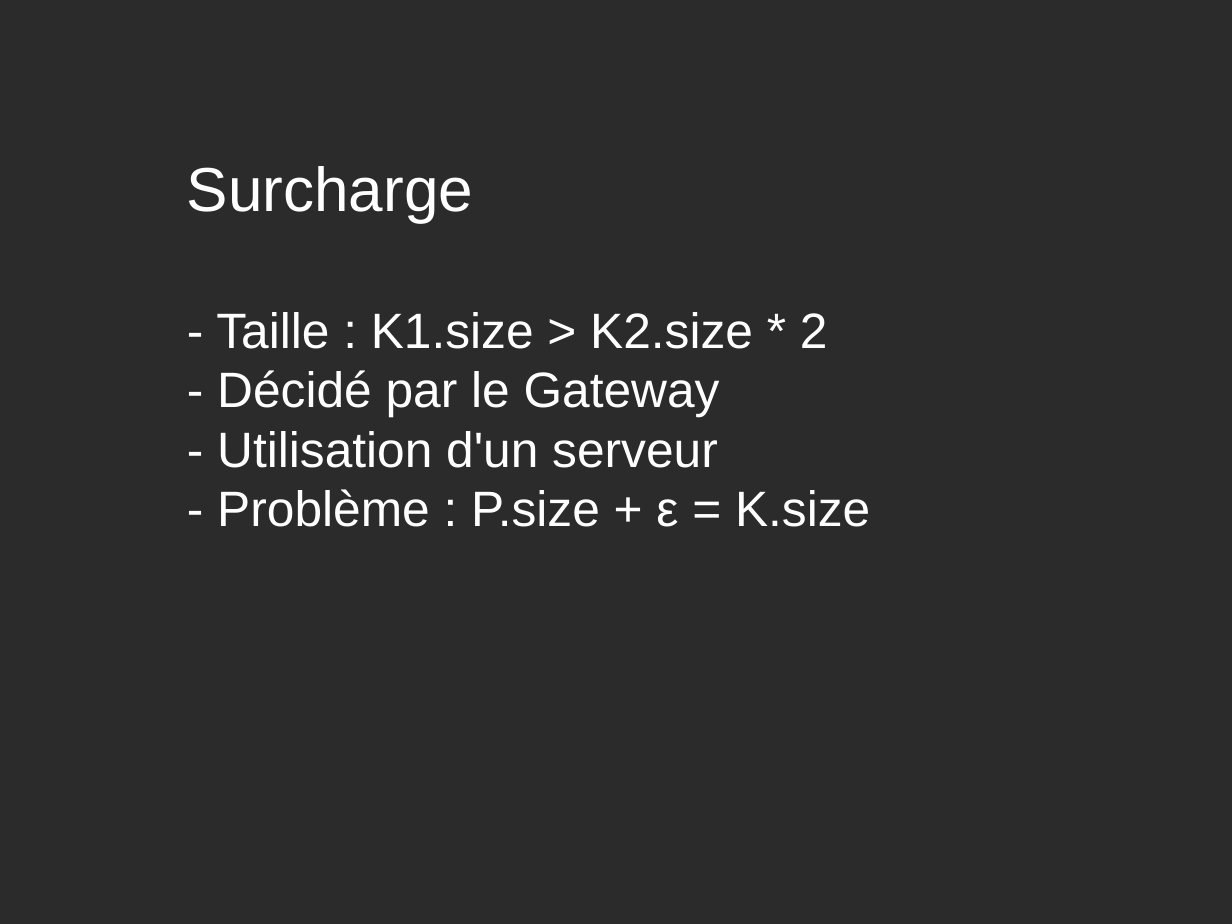
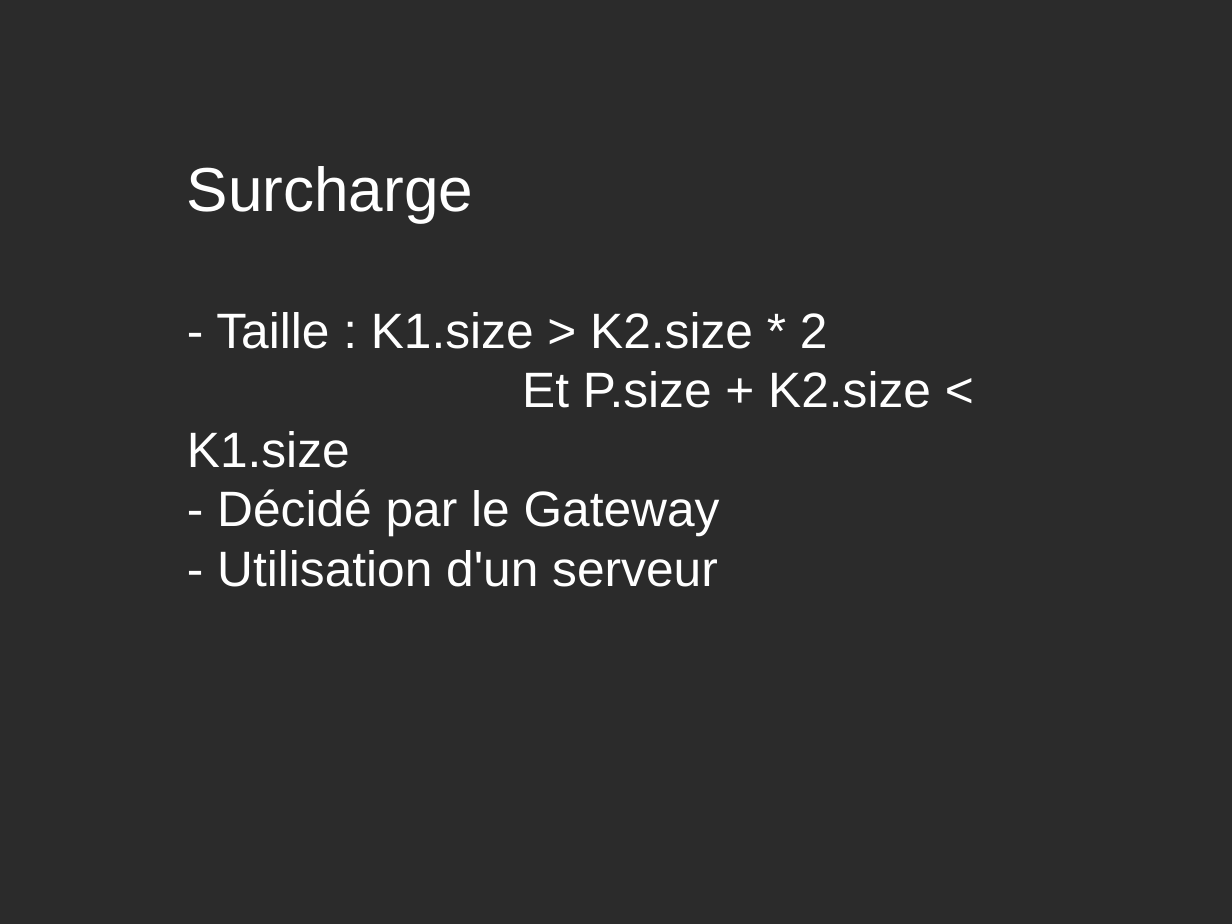
Before and after one commit to LucasChezToi/ABDR, a slide deck: slide 8 of Présentation/présentation.odp. Drawn at 1232x924 pixels with LibreOffice and Linux fonts; fonts in the diff are those of the drawing; background and template pictures are left out; a plain dark background stands for a picture behind light text. Boxes give left, top, right and bottom in pixels: in the first picture for what was removed or moved away, otherwise in the second. Text is boxed around its words. In the diff, an @@ line names an element or a change of style, - is before the commit and + after.

```diff
--- a/Présentation/présentation.odp
+++ b/Présentation/présentation.odp
@@ text at box(187, 371, 931, 468): paragraph added @@
+Et P.size + K2.size < K1.size
@@ text at box(217, 489, 870, 527): paragraph removed @@
-- Problème : P.size + ε = K.size
```
Also in this commit, not shown: 1 other slide changed, 2 other files.
